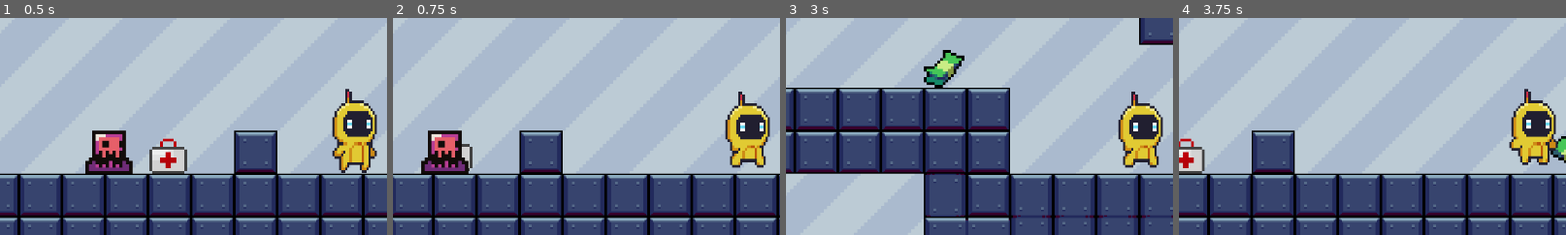
Above: before the commit, frames 1-4 (left to right).
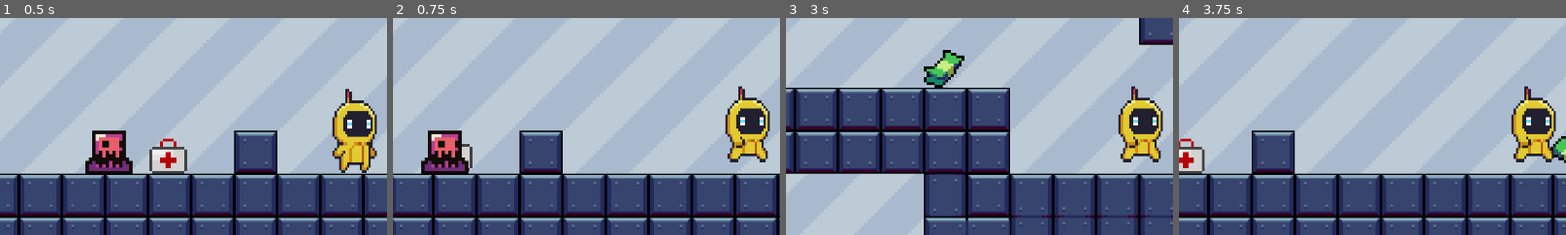
Above: after the commit, the same moments.

Repository: jmisidro/DDJD-PP
Game: Godot game, scene res://scenes/main.tscn
Two runs of this game, one before a commit and one after it. Both use one fixed random seed, a clock stepped at 60 frames per second and the inputs below.
Inputs:
- Up to frame 1 (0.5 s): no input
- Up to frame 2 (0.75 s): hold Right (right) from 0.53 s (still down); tap Shift (dash) at 0.6 s
- Up to frame 3 (3 s): tap Space (jump) at 0.77, 1.52 s; tap Shift (dash) at 1.35, 2.3, 2.85 s; release Right (right) at 2.03 s; hold Left (left) 2.03-2.78 s; tap E (interact) at 2.1 s; hold Right (right) from 2.78 s (still down)
- Up to frame 4 (3.75 s): keep holding Right (right); tap Space (jump) at 3.02 s; tap Shift (dash) at 3.6 s
The pictures show only the part of the screen within x 9-59%, y 35-85%; the shares and areas given below are measured in that part.

Frame 1 is identical in both runs. In frame 2, 2.1% of the frame differs, in the area x 85-98%, y 31-70%; in frame 3, 2.1%; in frame 4, 1.8%.

Commit message:
rough dash animation

Diff:
--- a/artifact-odyssey/scenes/main_character.gd
+++ b/artifact-odyssey/scenes/main_character.gd
@@ -49,7 +49,7 @@
 	dash_timer.start()
 
 	# Play dash animation if you have one
-	#animated_sprite_2d.play("dash")
+	animated_sprite_2d.animation = "dashing"
 
 	can_dash = false
 
--- a/artifact-odyssey/scenes/main_character.tscn
+++ b/artifact-odyssey/scenes/main_character.tscn
@@ -1,12 +1,61 @@
-[gd_scene load_steps=33 format=3 uid="uid://bfcsp4dv0h0ng"]
+[gd_scene load_steps=46 format=3 uid="uid://bfcsp4dv0h0ng"]
 
 [ext_resource type="Script" path="res://scenes/main_character.gd" id="1_e6jhr"]
 [ext_resource type="Texture2D" uid="uid://c2ubmudbprkwc" path="res://assets/characters/1/Jump.png" id="1_rfr8h"]
 [ext_resource type="Texture2D" uid="uid://cgv1tysyj4bd4" path="res://assets/characters/1/Fall.png" id="2_g2bud"]
 [ext_resource type="Texture2D" uid="uid://o4qxfe7j8u35" path="res://assets/characters/1/Idle.png" id="2_nwcyl"]
+[ext_resource type="Texture2D" uid="uid://dkn1sac3km1kg" path="res://assets/characters/1/Dashing.png" id="2_yse4u"]
 [ext_resource type="Texture2D" uid="uid://clrfsohy14sp7" path="res://assets/characters/1/Run.png" id="5_46svq"]
 [ext_resource type="PackedScene" uid="uid://b1vtba3veksny" path="res://scenes/hitbox_component.tscn" id="7_c4rlj"]
 
+[sub_resource type="AtlasTexture" id="AtlasTexture_gb8j8"]
+atlas = ExtResource("2_yse4u")
+region = Rect2(0, 0, 31, 31)
+
+[sub_resource type="AtlasTexture" id="AtlasTexture_y8ngp"]
+atlas = ExtResource("2_yse4u")
+region = Rect2(31, 0, 31, 31)
+
+[sub_resource type="AtlasTexture" id="AtlasTexture_6364i"]
+atlas = ExtResource("2_yse4u")
+region = Rect2(62, 0, 31, 31)
+
+[sub_resource type="AtlasTexture" id="AtlasTexture_gh62h"]
+atlas = ExtResource("2_yse4u")
+region = Rect2(93, 0, 31, 31)
+
+[sub_resource type="AtlasTexture" id="AtlasTexture_w5ttb"]
+atlas = ExtResource("2_yse4u")
+region = Rect2(124, 0, 31, 31)
+
+[sub_resource type="AtlasTexture" id="AtlasTexture_ec2n3"]
+atlas = ExtResource("2_yse4u")
+region = Rect2(155, 0, 31, 31)
+
+[sub_resource type="AtlasTexture" id="AtlasTexture_ceyiw"]
+atlas = ExtResource("2_yse4u")
+region = Rect2(186, 0, 31, 31)
+
+[sub_resource type="AtlasTexture" id="AtlasTexture_ja5t5"]
+atlas = ExtResource("2_yse4u")
+region = Rect2(217, 0, 31, 31)
+
+[sub_resource type="AtlasTexture" id="AtlasTexture_8lyho"]
+atlas = ExtResource("2_yse4u")
+region = Rect2(248, 0, 31, 31)
+
+[sub_resource type="AtlasTexture" id="AtlasTexture_mxfuq"]
+atlas = ExtResource("2_yse4u")
+region = Rect2(279, 0, 31, 31)
+
+[sub_resource type="AtlasTexture" id="AtlasTexture_sgnxg"]
+atlas = ExtResource("2_yse4u")
+region = Rect2(310, 0, 31, 31)
+
+[sub_resource type="AtlasTexture" id="AtlasTexture_ghjer"]
+atlas = ExtResource("2_yse4u")
+region = Rect2(341, 0, 31, 31)
+
 [sub_resource type="AtlasTexture" id="AtlasTexture_ylx6w"]
 atlas = ExtResource("2_nwcyl")
 region = Rect2(0, 0, 32, 32)
@@ -101,6 +150,47 @@
 
 [sub_resource type="SpriteFrames" id="SpriteFrames_o8x87"]
 animations = [{
+"frames": [{
+"duration": 1.0,
+"texture": SubResource("AtlasTexture_gb8j8")
+}, {
+"duration": 1.0,
+"texture": SubResource("AtlasTexture_y8ngp")
+}, {
+"duration": 1.0,
+"texture": SubResource("AtlasTexture_6364i")
+}, {
+"duration": 1.0,
+"texture": SubResource("AtlasTexture_gh62h")
+}, {
+"duration": 1.0,
+"texture": SubResource("AtlasTexture_w5ttb")
+}, {
+"duration": 1.0,
+"texture": SubResource("AtlasTexture_ec2n3")
+}, {
+"duration": 1.0,
+"texture": SubResource("AtlasTexture_ceyiw")
+}, {
+"duration": 1.0,
+"texture": SubResource("AtlasTexture_ja5t5")
+}, {
+"duration": 1.0,
+"texture": SubResource("AtlasTexture_8lyho")
+}, {
+"duration": 1.0,
+"texture": SubResource("AtlasTexture_mxfuq")
+}, {
+"duration": 1.0,
+"texture": SubResource("AtlasTexture_sgnxg")
+}, {
+"duration": 1.0,
+"texture": SubResource("AtlasTexture_ghjer")
+}],
+"loop": true,
+"name": &"dashing",
+"speed": 5.0
+}, {
 "frames": [{
 "duration": 1.0,
 "texture": ExtResource("2_g2bud")
@@ -212,7 +302,7 @@
 position = Vector2(51, 66)
 scale = Vector2(3.15624, 4.14257)
 sprite_frames = SubResource("SpriteFrames_o8x87")
-animation = &"idle"
+animation = &"dashing"
 autoplay = "idle"
 flip_h = true
 
Binary file added: artifact-odyssey/assets/characters/1/Dashing.png
Not shown, added: artifact-odyssey/assets/characters/1/Dashing.png.import
